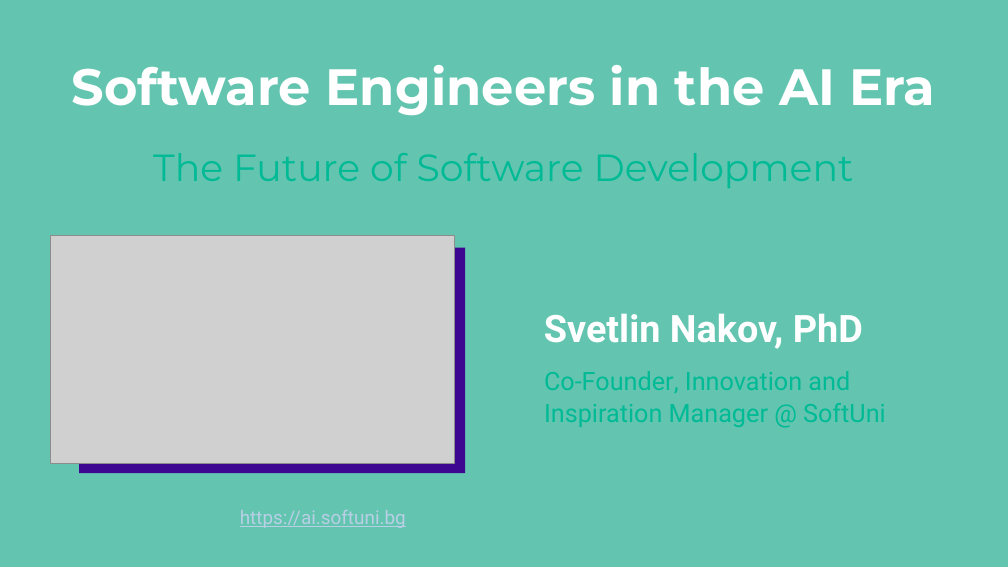
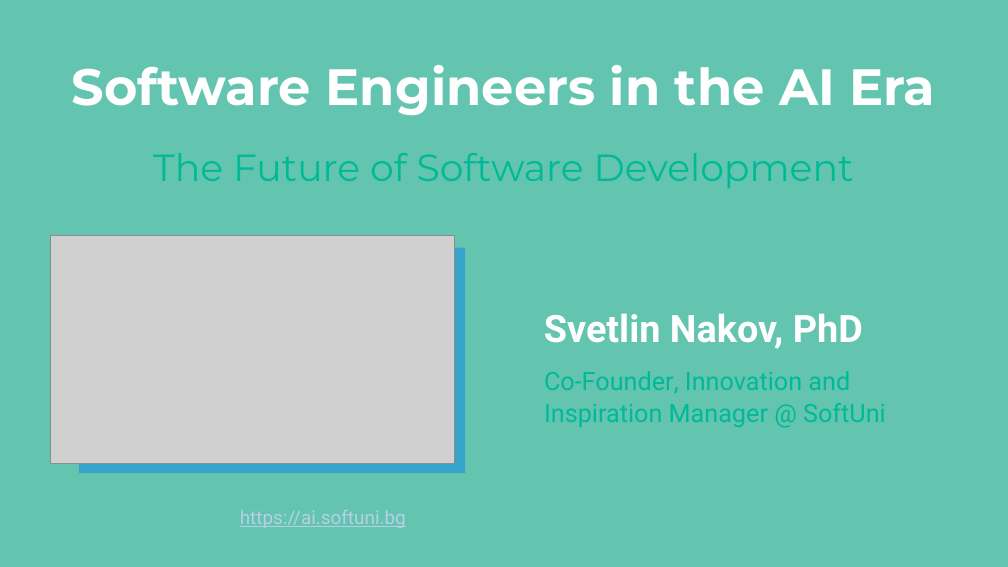
Before and after one commit to SoftUni/SoftUni-Course-Converter, a slide deck: slide 1 of Document-Templates/SoftUni-AI-PowerPoint-Template-Oct-2024.pptx. Drawn at 1008x567 pixels with LibreOffice and Linux fonts; fonts in the diff are those of the drawing; grey boxes stand for pictures; background and template pictures are left out. Boxes give left, top, right and bottom in pixels: in the first picture for what was removed or moved away, otherwise in the second. Text is boxed around its words. In the diff, an @@ line names an element or a change of style, - is before the commit and + after.

Commit message:
minor fix

```diff
--- a/Document-Templates/SoftUni-AI-PowerPoint-Template-Oct-2024.pptx
+++ b/Document-Templates/SoftUni-AI-PowerPoint-Template-Oct-2024.pptx
@@ rectangle at [79, 248, 466, 473]: fill #3D0791 to #0984E4 at 50% opacity @@
```
